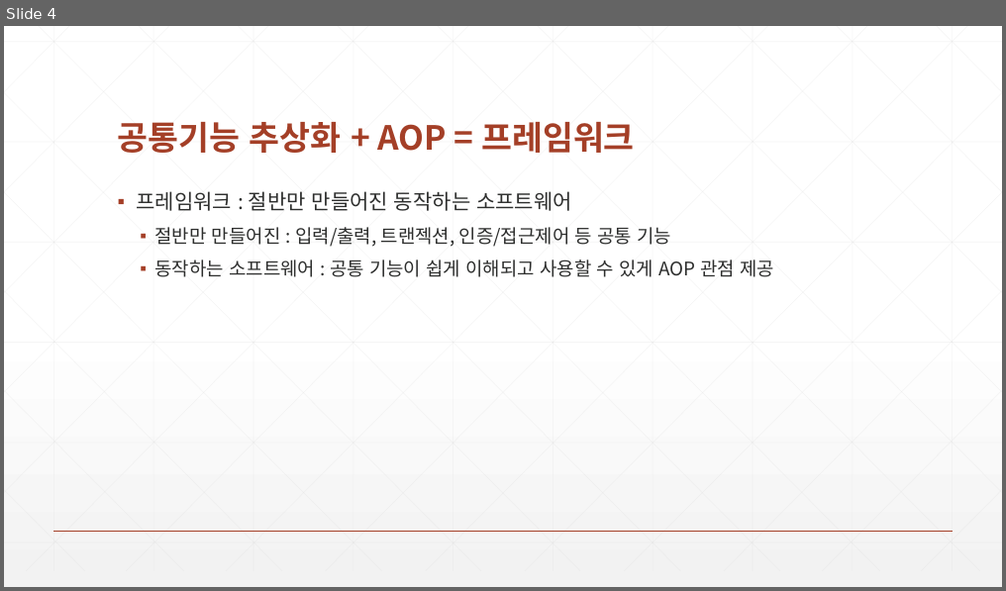
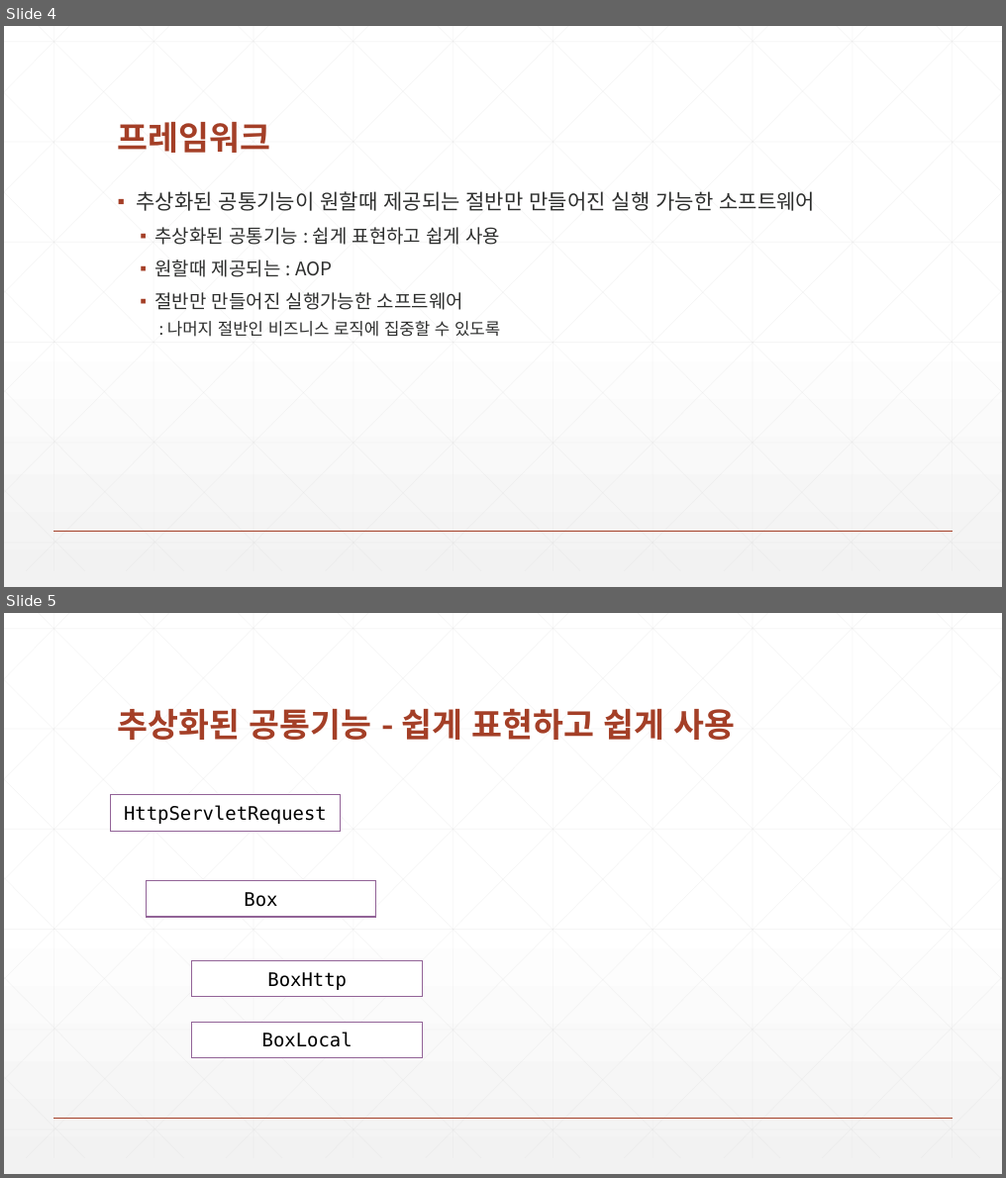
Before and after one commit to zeroshift01/code5, a slide deck: inflearn02/doc/교재.pptx. Shown one above the other, each under a label of ours: slide 4 before the commit, slides 4 and 5 after it. The pictures are 1006x591 and 1006x1178 pixels, drawn with LibreOffice and Linux fonts; fonts in the diff are those of the drawing. Boxes give left, top, right and bottom in pixels: in the first picture for what was removed or moved away, otherwise in the second. Text is boxed around its words. In the diff, an @@ line names an element or a change of style, - is before the commit and + after.

```diff
--- a/inflearn02/doc/교재.pptx
+++ b/inflearn02/doc/교재.pptx
@@ slide 5 added at (4, 613, 1002, 1174), background gradient #FFFFFF to #F2F2F2; not listed: 47 template elements that a slide beside it also shows @@
@@ title added at (118, 708, 736, 740), 32 pt, text #A43F27, bold @@
+추상화된 공통기능 - 쉽게 표현하고 쉽게 사용
@@ rectangle added at (110, 795, 341, 831), fill #FFFFFF, outline #926397 1 pt, 18 pt, text #000000 @@
+HttpServletRequest
@@ rectangle added at (146, 881, 376, 917), fill #FFFFFF, outline #926397 1 pt, 18 pt, text #000000 @@
+Box
@@ rectangle added at (192, 961, 423, 997), fill #FFFFFF, outline #926397 1 pt, 18 pt, text #000000 @@
+BoxHttp
@@ rectangle added at (192, 1023, 423, 1059), fill #FFFFFF, outline #926397 1 pt, 18 pt, text #000000 @@
+BoxLocal
@@ slide 4 changed as well @@
@@ title at (118, 122, 271, 153): text changed @@
-공통기능 추상화 + AOP = 프레임워크
+프레임워크
@@ text at (137, 191, 815, 337): text changed @@
-▪ 프레임워크 : 절반만 만들어진 동작하는 소프트웨어
-  ▪ 절반만 만들어진 : 입력/출력, 트랜젝션, 인증/접근제어 등 공통 기능
-  ▪ 동작하는 소프트웨어 : 공통 기능이 쉽게 이해되고 사용할 수 있게 AOP 관점 제공
+▪ 추상화된 공통기능이 원할때 제공되는 절반만 만들어진 실행 가능한 소프트웨어
+  ▪ 추상화된 공통기능 : 쉽게 표현하고 쉽게 사용
+  ▪ 원할때 제공되는 : AOP
+  ▪ 절반만 만들어진 실행가능한 소프트웨어
+    : 나머지 절반인 비즈니스 로직에 집중할 수 있도록
```
Also in this commit, not shown: 4 other slides changed, 1 other slide added, 1 slide removed.
